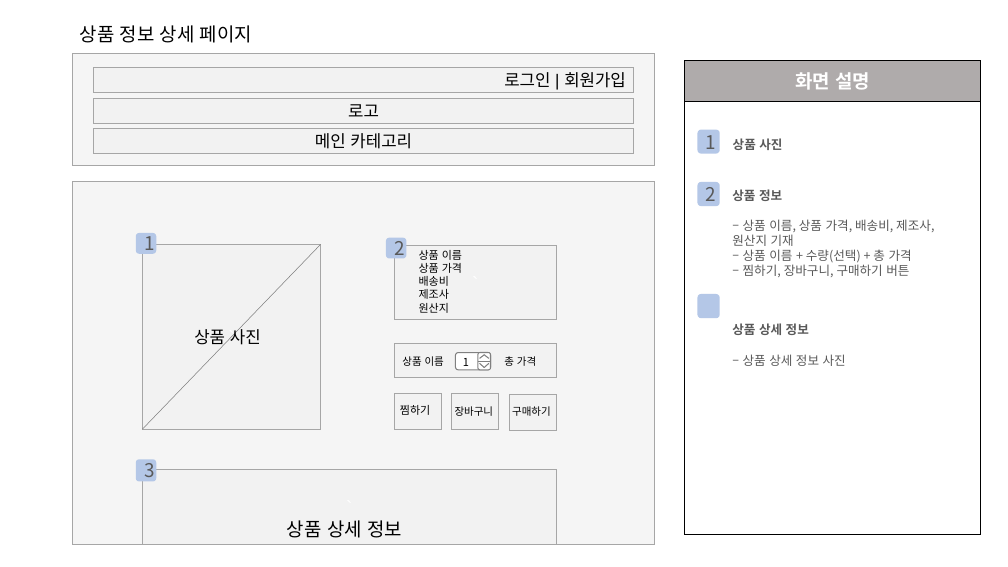
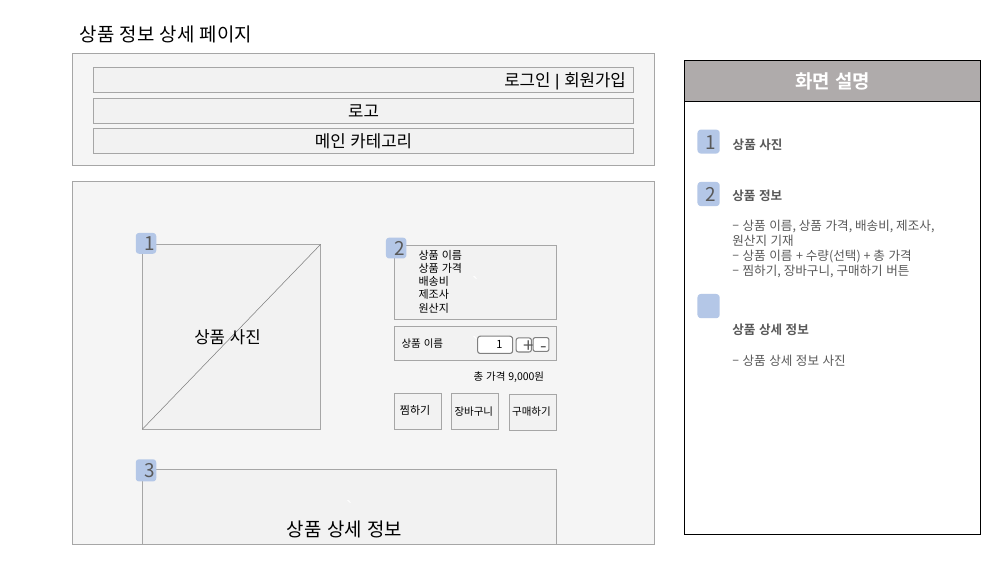
Before and after one commit to 2gyeong/FrontEnd, a slide deck: slide 8 of FrontEnd/화이팀_김이경.pptx (slide 5 before the commit). Drawn at 1008x567 pixels with LibreOffice and Linux fonts; fonts in the diff are those of the drawing. Boxes give left, top, right and bottom in pixels: in the first picture for what was removed or moved away, otherwise in the second. Text is boxed around its words. In the diff, an @@ line names an element or a change of style, - is before the commit and + after.

```diff
--- a/FrontEnd/화이팀_김이경.pptx
+++ b/FrontEnd/화이팀_김이경.pptx
@@ rectangle "`": place and size @@
-rectangle "`" at box(395, 343, 557, 377)
+rectangle "`" at box(395, 327, 557, 360)
@@ text "상품 이름": place and size @@
-text "상품 이름" at box(402, 356, 444, 366)
+text "상품 이름" at box(402, 338, 443, 348)
@@ rounded rectangle: place and size @@
-rounded rectangle at box(455, 352, 490, 370)
+rounded rectangle at box(478, 337, 513, 354)
@@ line removed from (479, 358) to (485, 355) @@
@@ line removed from (489, 358) to (484, 355) @@
@@ text "1": place and size @@
-text "1" at box(463, 358, 469, 366)
+text "1" at box(496, 340, 502, 348)
@@ text in rounded rectangle at box(516, 338, 532, 352): text added @@
++
@@ rounded rectangle "+": place and size @@
-rounded rectangle "+" at box(478, 352, 491, 370)
+rounded rectangle "+" at box(516, 338, 532, 352)
@@ rounded rectangle added at box(533, 338, 549, 352), fill #FFFFFF, outline #808080 1 pt, 18 pt, text #595959 @@
+-
@@ text at box(474, 371, 544, 382): text changed @@
-총 가격
+총 가격 9,000원
@@ line removed from (478, 361) to (491, 361) @@
@@ line removed from (479, 364) to (485, 368) @@
@@ line removed from (489, 364) to (484, 368) @@
```
Also in this commit, not shown: 1 other slide changed, 3 slides added, 10 other files.
